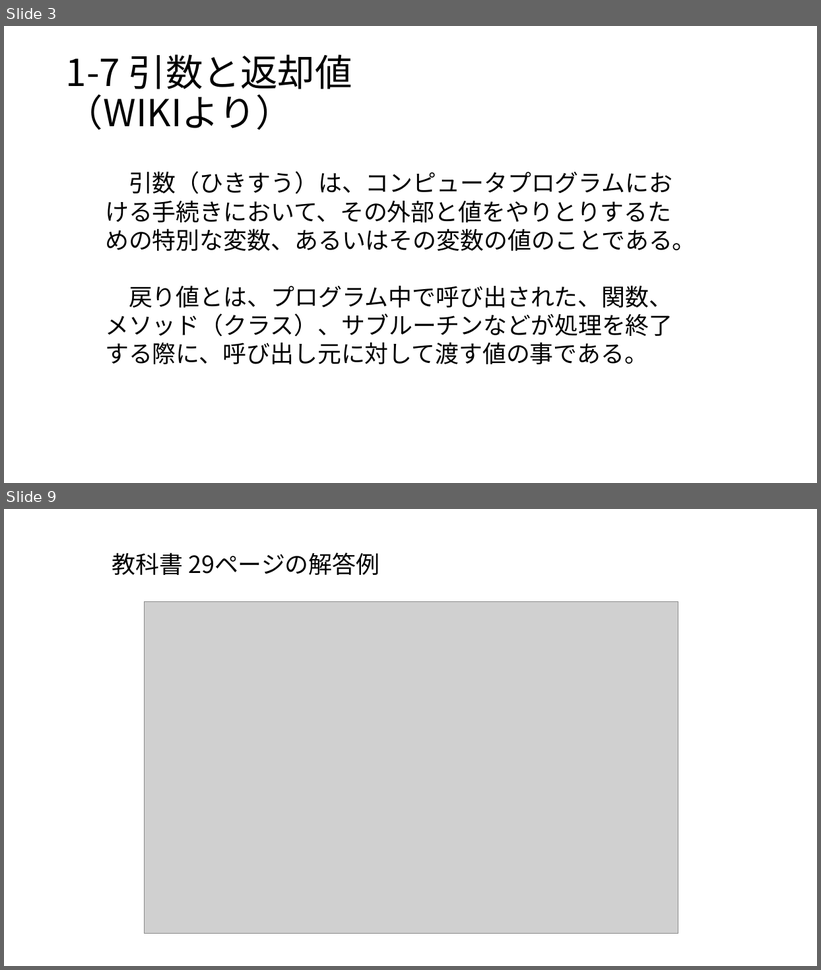
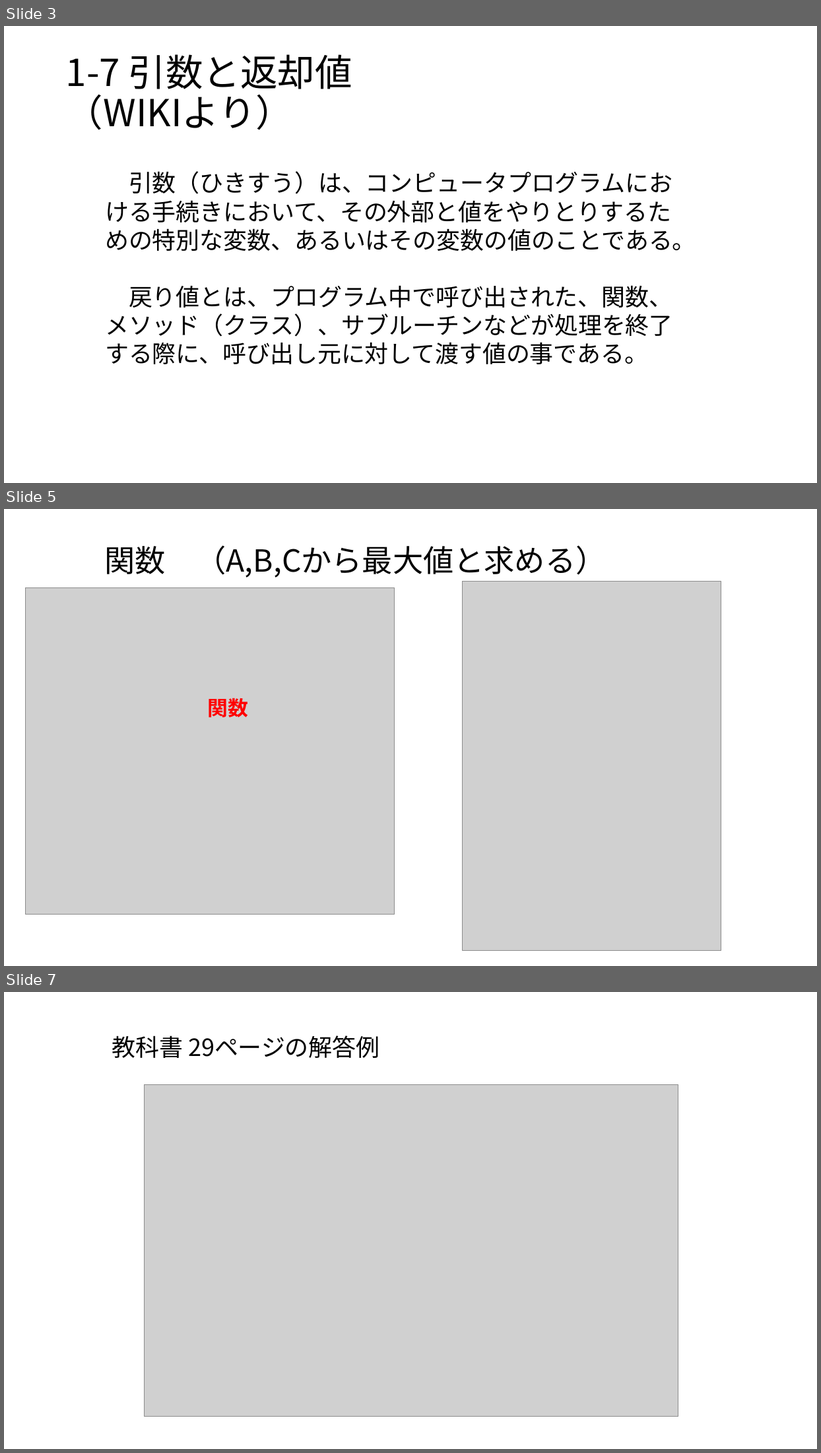
Before and after one commit to masakage/algorithm, a slide deck: docs/第5回引数と返却値.pptx. Shown one above the other, each under a label of ours: slides 3 and 9 before the commit, slides 3, 5 and 7 after it; the slides between them are not shown. The pictures are 821x970 and 821x1453 pixels, drawn with LibreOffice and Linux fonts; fonts in the diff are those of the drawing; grey boxes stand for pictures. Boxes give left, top, right and bottom in pixels: in the first picture for what was removed or moved away, otherwise in the second. Text is boxed around its words. In the diff, an @@ line names an element or a change of style, - is before the commit and + after.

```diff
--- a/docs/第5回引数と返却値.pptx
+++ b/docs/第5回引数と返却値.pptx
@@ slide 5 added at (4,509,817,966), background #FFFFFF @@
@@ text added at (104,545,607,578), 36 pt, text #000000 @@
+関数 （A,B,Cから最大値と求める）
@@ picture added at (25,588,395,915) @@
@@ picture added at (463,582,721,951) @@
@@ text added at (208,698,249,718), 24 pt, text #FF0000, bold @@
+関数
@@ what was slide 9 is now slide 7 @@
```
Also in this commit, not shown: 2 other slides added, 5 slides removed, 2 other files.
